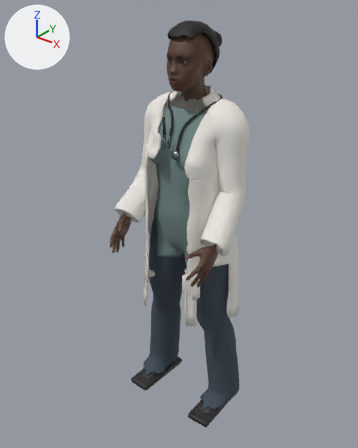
An edit to the glTF model public/assets/characters/raquel.glb, drawn before and after from the same camera.
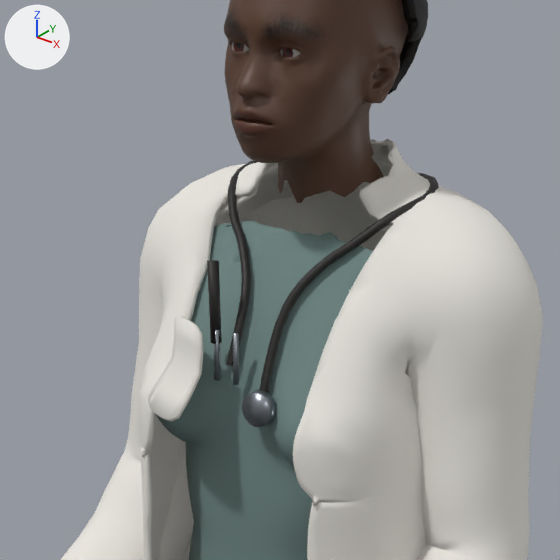
Each version is shown whole from a 50 mm camera at (1.132, -1.533, 1.784) aimed at (-0.031, -0.08, 0.883), then close up on the part from 30% to 71% of the width and 11% to 44% of the height. Lighting does not change. The marker at upper left points along +X, +Y and +Z. The last two pictures show the newer version. Vertices at exactly the same position are counted once.

In view in the first close-up: 'raquel_body', 'raquel_dark', 'raquel_hair', 'raquel_jacket', 'raquel_metal', 'raquel_shirt' and 1 more.
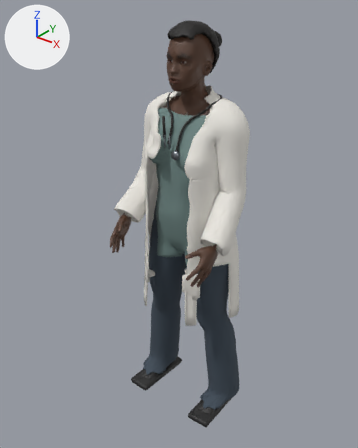
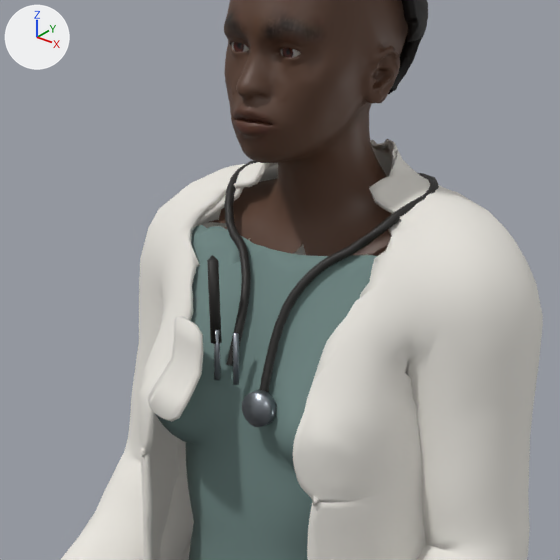
What the commit changed:
me_raquel_body is used by ob_raquel_body; location (0.0, 0.0, 0.0).
me_raquel_body had 3703 vertices, 7315 faces and spanned x -0.242..0.242, y -0.322..0.042, z 0.766..1.65.
me_raquel_body now has 3877 vertices, 7653 faces and spans x -0.242..0.242, y -0.322..0.054, z 0.766..1.65.
Part 1, on me_raquel_body:
174 vertices are added at x -0.144..0.144, y -0.095..0.054, z 1.321..1.423.
338 new faces join them.
me_raquel_dark has 408 vertices, 796 faces and spans x -0.115..0.115, y -0.171..0.056, z 1.213..1.412.
me_raquel_dark is used by ob_raquel_dark; location (0.0, 0.0, 0.0).
Before the commit, vertices of me_raquel_dark: 6 (-0.033, -0.158, 1.345) at pixel (218, 261), 8 (-0.036, -0.155, 1.345) at pixel (218, 260), 12 (-0.043, -0.159, 1.344) at pixel (210, 260).
me_raquel_dark part 2: 53 of 408 vertices moved; they spanned x -0.11..-0.047, y -0.104..-0.042, z 1.343..1.399 and now span x -0.111..-0.047, y -0.105..-0.042, z 1.342..1.399; mean shift (-0.003, -0.001, -0.002); largest move (-0.064, -0.085, 1.356) -> (-0.068, -0.088, 1.351).
me_raquel_dark part 3: 50 of 408 vertices moved; they spanned x 0.05..0.11, y -0.106..-0.042, z 1.341..1.399 and now span x 0.05..0.111, y -0.107..-0.042, z 1.34..1.399; mean shift (0.002, 0.0, -0.002); largest move (0.079, -0.076, 1.371) -> (0.084, -0.076, 1.366).
Part 4, on me_raquel_dark:
Vertices 6, 8, 12 of me_raquel_dark move by (-0.001, 0.0, 0.001).
Vertex 10 of me_raquel_dark moves from (-0.04, -0.156, 1.345) at pixel (214, 260) to (-0.043, -0.156, 1.349) at pixel (212, 255).
me_raquel_jacket has 5668 vertices, 11324 faces and spans x -0.281..0.282, y -0.227..0.148, z 0.503..1.443.
me_raquel_jacket is used by ob_raquel_jacket; location (0.0, 0.0, 0.0).
me_raquel_jacket part 5: 340 of 5668 vertices moved; they spanned x -0.143..0.142, y -0.131..0.075, z 1.299..1.443 and now span x -0.229..0.23, y -0.132..0.068, z 1.277..1.441; mean shift (-0.001, 0.0, -0.006); largest move (0.131, -0.024, 1.335) -> (0.22, -0.051, 1.277).
me_raquel_shirt is used by ob_raquel_shirt; location (0.0, 0.0, 0.0).
me_raquel_shirt had 1130 vertices, 2256 faces and spanned x -0.134..0.134, y -0.178..-0.076, z 0.739..1.37.
me_raquel_shirt now has 1128 vertices, 2252 faces and spans x -0.134..0.134, y -0.178..-0.077, z 0.739..1.356.
Part 6, on me_raquel_shirt:
54 vertices are removed from x -0.087..0.117, y -0.095..-0.076, z 1.336..1.37.
152 faces are deleted.
6 vertices move from x -0.064..0.114, y -0.089..-0.079, z 1.355..1.36 to x -0.066..0.12, y -0.097..-0.08, z 1.346..1.356.
52 vertices are added at x -0.105..0.119, y -0.097..-0.077, z 1.335..1.356.
148 new faces join them.

Location of each change, (x1, y1, x2, y2) in pixels of the close-ups (560 x 560 px; the box of a moved part takes in the faces that stretch with it):
part 1 of me_raquel_body, added (brown)
    after: (209, 154, 392, 256)
part 2 of me_raquel_dark, moved or reshaped
    before: (228, 168, 249, 255)
    after: (224, 168, 248, 255)
part 3 of me_raquel_dark, moved or reshaped
    both: (310, 197, 424, 277)
part 4 of me_raquel_dark, moved or reshaped
    before: (208, 260, 222, 341)
    after: (208, 255, 222, 341)
part 5 of me_raquel_jacket, moved or reshaped
    before: (178, 139, 418, 339)
    after: (178, 139, 418, 334)
part 6 of me_raquel_shirt, moved or reshaped
    before: (210, 221, 373, 299)
    after: (192, 226, 377, 299)
